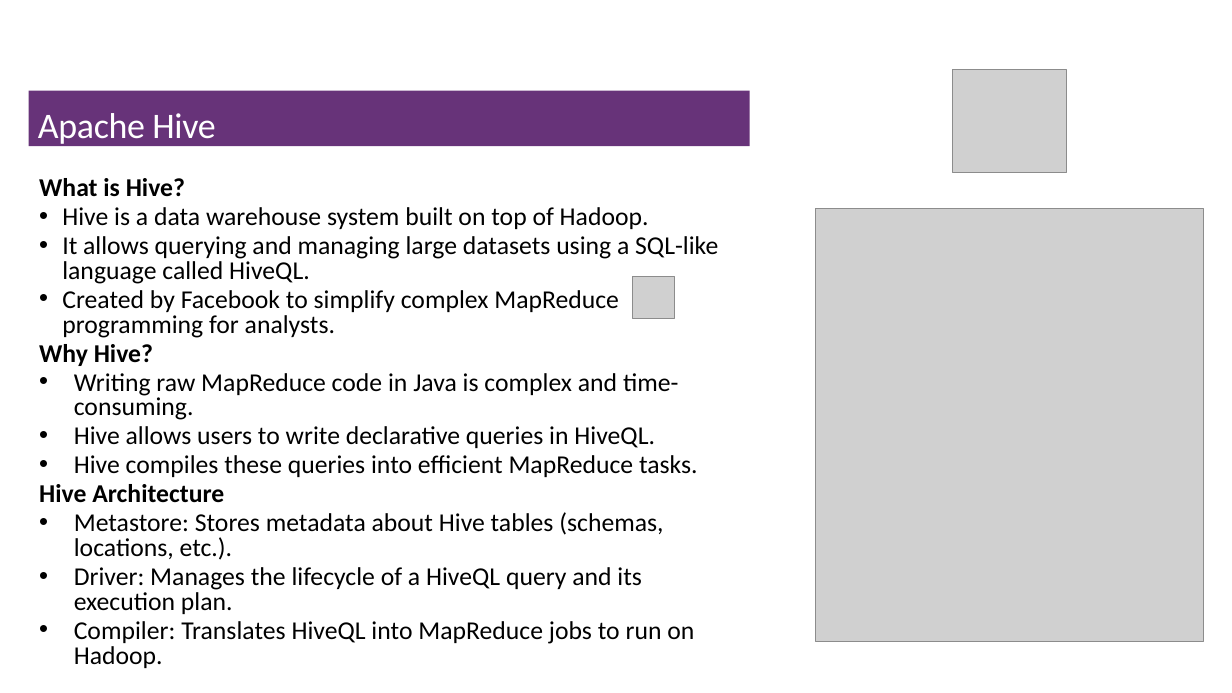
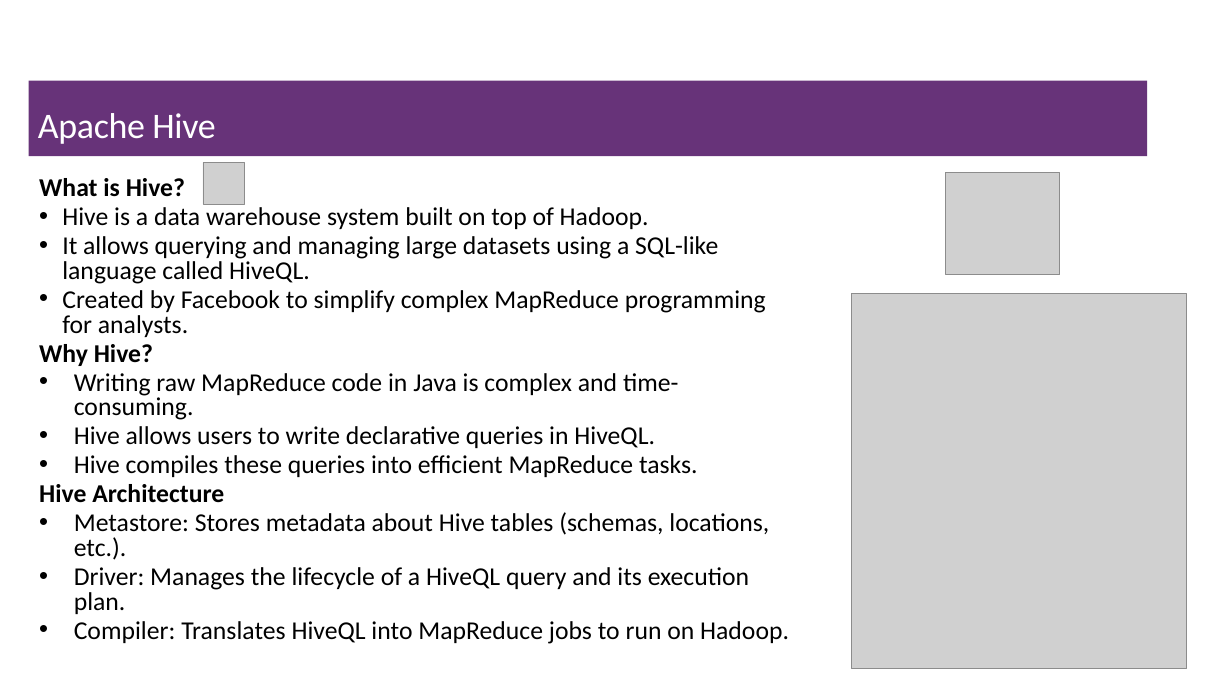
Before and after one commit to msfasha/307401-Big-Data, a slide deck: slide 11 of 20243/section_2_introduction_to_hadoop_eco_system/2-Introduction to Hadoop Eco System.pptx. Drawn at 1232x693 pixels with LibreOffice and Linux fonts; fonts in the diff are those of the drawing; grey boxes stand for pictures; background and template pictures are left out. Boxes give left, top, right and bottom in pixels: in the first picture for what was removed or moved away, otherwise in the second. Text is boxed around its words. In the diff, an @@ line names an element or a change of style, - is before the commit and + after.

Commit message:
modified hadoop echo system pptx

```diff
--- a/20243/section_2_introduction_to_hadoop_eco_system/2-Introduction to Hadoop Eco System.pptx
+++ b/20243/section_2_introduction_to_hadoop_eco_system/2-Introduction to Hadoop Eco System.pptx
@@ title "Apache Hive": place and size @@
-title "Apache Hive" at [29, 91, 750, 146]
+title "Apache Hive" at [29, 80, 1148, 156]
@@ text "What is Hive?" rewrapped from [39, 178, 718, 668] to [39, 178, 789, 644] @@
@@ picture: place and size @@
-picture at [633, 276, 675, 318]
+picture at [203, 163, 245, 204]
@@ picture: place and size @@
-picture at [953, 70, 1067, 173]
+picture at [946, 173, 1060, 275]
@@ picture: place and size @@
-picture at [816, 208, 1203, 641]
+picture at [852, 294, 1188, 669]
```
Also in this commit, not shown: 16 other slides changed, 6 slides added, 2 slides removed, 2 other files.
